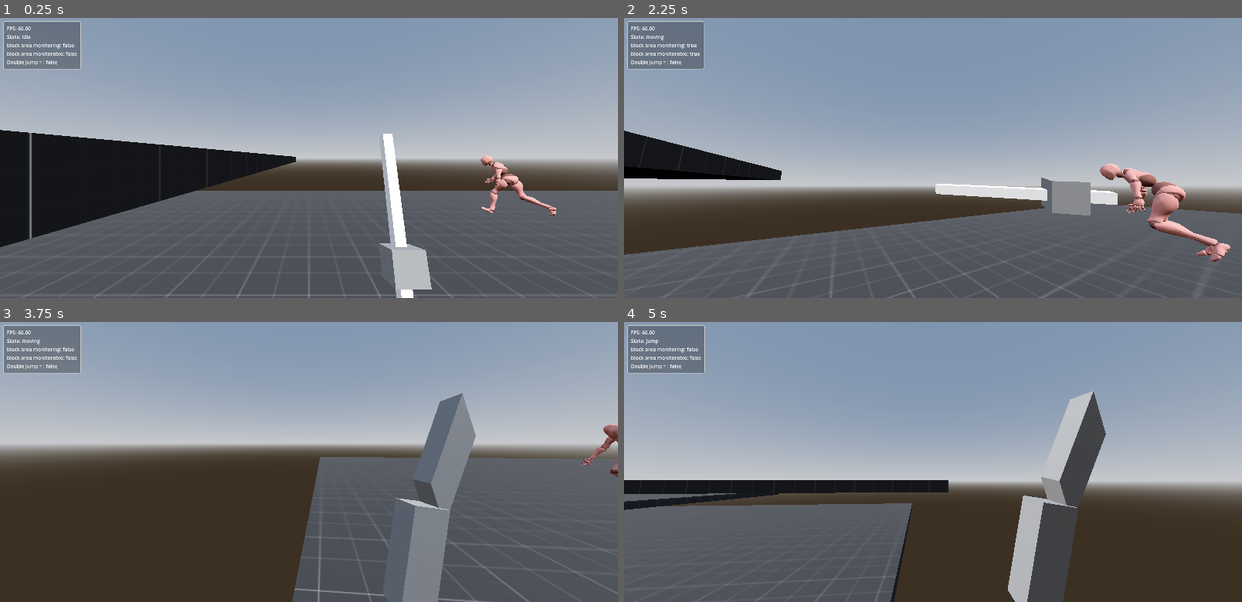
Above: before the commit, frames 1-4 (two rows, left to right).
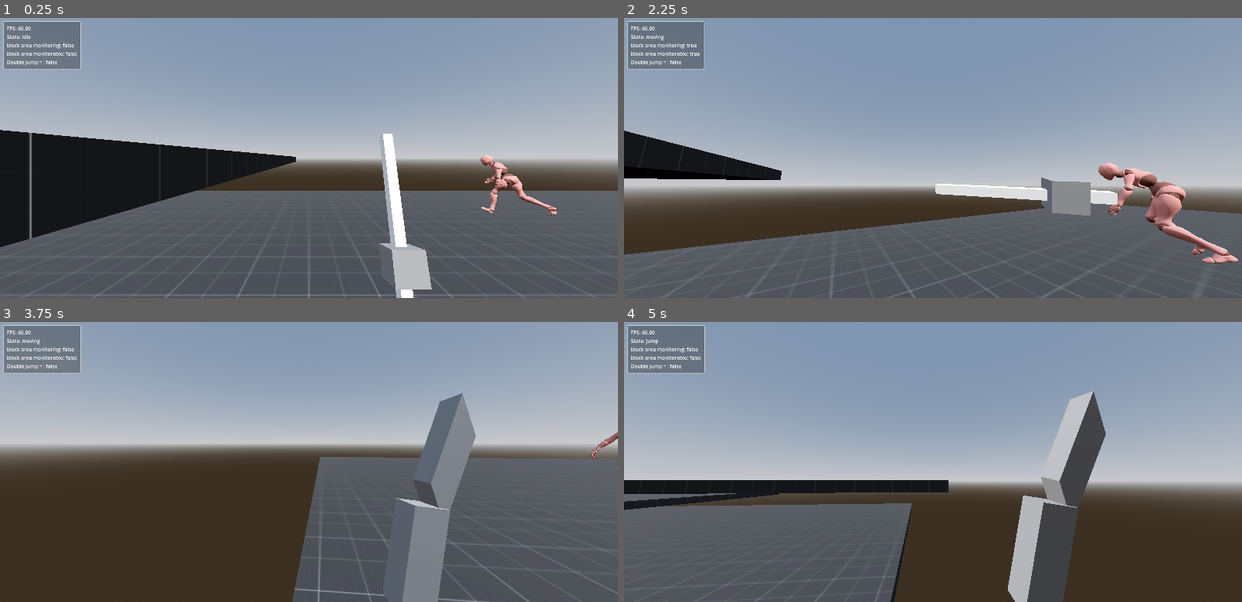
Above: after the commit, the same moments.

Repository: Bessonica/meleeFire
Game: Godot game, scene res://Scenes/Level/level.tscn
Two runs of this game, one before a commit and one after it. Both use one fixed random seed, a clock stepped at 60 frames per second and the inputs below.
Inputs (mouse positions are in pixels of both pictures, inside the frame that each line leads up to):
- Up to frame 1 (0.25 s): no input
- Up to frame 2 (2.25 s): tap Enter at 0.5 s; move the mouse to (963, 158) at 0.52 s; hold C (Crouch) 0.53-1.28 s; hold W (moveForward) from 0.53 s (still down); tap Space (jump) at 0.77, 1.52 s; move the mouse to (902, 158) at 1.27 s; click (902, 158) at 1.35 s; move the mouse to (945, 152) at 2.02 s; hold Right mouse button (block) from 2.03 s (still down)
- Up to frame 3 (3.75 s): keep holding W (moveForward); move the mouse to (302, 467) at 2.77 s; release Right mouse button (block) at 2.78 s; tap Q (changeWeapon) at 2.85 s; tap Space (jump) at 3.02 s; move the mouse to (352, 464) at 3.52 s; hold Shift (sprint) from 3.53 s (still down)
- Up to frame 4 (5 s): keep holding W (moveForward); tap Space (jump) at 3.77, 4.52 s; move the mouse to (883, 459) at 4.27 s; release Shift (sprint) at 4.28 s; tap C (Crouch) at 4.35 s

The runs differ from the first frame. In frame 1, less than 0.1% of the frame differs, in the area x 77-91%, y 49-71%; in frame 2, 1.4%, in the area x 76-100%, y 51-88%; in frame 3, 0.3%; in frame 4, nothing differs.

Commit message:
moved 2 functions into weaponBasic

Diff:
--- a/Scenes/Weapons/light/light.gd
+++ b/Scenes/Weapons/light/light.gd
@@ -5,9 +5,3 @@
 func _ready():
 	pass
 	#animationPlayer.play("idle")
-
-func makeCurrent():
-	FSM.change_state(null, "Idle")
-
-func deactivateWeapon():
-	FSM.change_state(null, "NotSelected")
--- a/Scenes/Weapons/sword/Sword.gd
+++ b/Scenes/Weapons/sword/Sword.gd
@@ -11,11 +11,6 @@
 var isIdle : bool
 # Called when the node enters the scene tree for the first time.
 
-func makeCurrent():
-	FSM.change_state(null, "Idle")
-
-func deactivateWeapon():
-	FSM.change_state(null, "NotSelected")
 
 func _ready():
 	attackArea.monitorable = false
--- a/Scenes/player/Weapons/weaponBasic.gd
+++ b/Scenes/player/Weapons/weaponBasic.gd
@@ -5,6 +5,14 @@
 @onready var animationPlayer = $AnimationPlayer
 @onready var FSM = $FiniteStateMachine
 
+
+func makeCurrent():
+	FSM.change_state(null, "Idle")
+
+func deactivateWeapon():
+	FSM.change_state(null, "NotSelected")
+
+
 func attack():
 	pass
 
